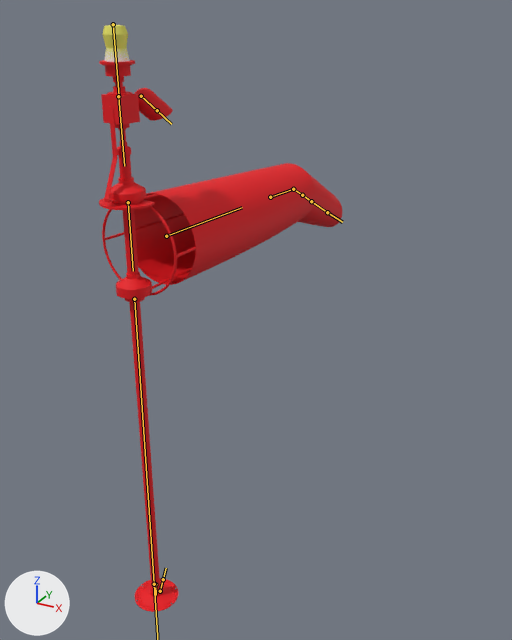
A saved change to the FBX model 15_PruebaCono/Assets/ConoExplodedView2.fbx.
One viewpoint serves both versions: a 50 mm lens placed at (2.05, -2.49, 3.15), pointed at (0.26, 0.76, 1.52). The axes (+X, +Y, +Z) are drawn at lower left. The lights are the same throughout. Both versions are drawn at frame 1 of the action 'Armature|L-806 CONE - BASE-PLATE-L-868-A-1.001Action.001'; the numbers are the values there. The bones that bend it are drawn over the model as lines.

In view in the first picture: 'L-806 CONE - BASE-PLATE-L-868-A-1.002', 'L-806 CONE - LAMP-L806-CONE-1.005', 'L-806 CONE - LAMP-L806-CONE-1.006', 'L-806 CONE - LAMP-L806-CONE-1.007', 'L-806 CONE - LAMP-L806-CONE-1.008', 'L-806 CONE - LIGHT L-860-CONE-1.002', 'L-806 CONE - TUBE H122-L806-WINDCONE-1.002'.
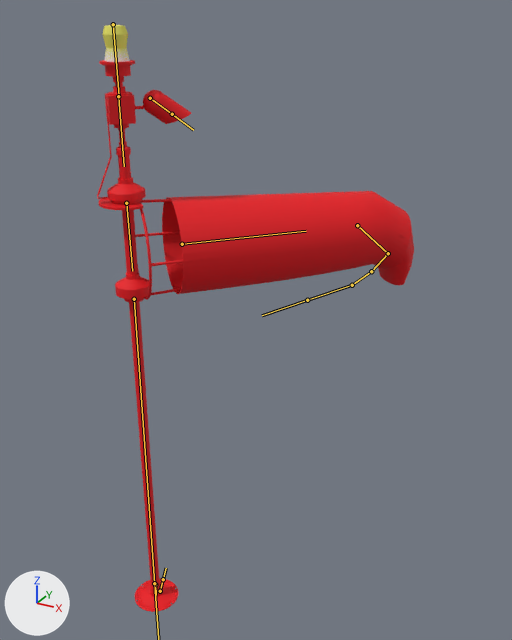
What differs and where, as boxes [x1, y1, x2, y2] in the pictures (512 x 640 px):
'L-806 CONE - LAMP-L806-CONE-1.006', posed (21% wider, 15% shorter): before [134, 163, 342, 285]; after [162, 191, 414, 294]
'L-806 CONE - LAMP-L806-CONE-1.007', posed: before [99, 194, 201, 302]; after [98, 199, 194, 303]
'L-806 CONE - TUBE H122-L806-WINDCONE-1.002', posed: before [129, 302, 160, 590]; after [129, 302, 160, 591]
'L-806 CONE - LAMP-L806-CONE-1.008', posed (9% wider): before [101, 93, 146, 203]; after [97, 93, 146, 201]
'L-806 CONE - LAMP-L806-CONE-1.005', posed (25% wider): before [134, 88, 173, 121]; after [142, 90, 191, 124]
bone 'Bone.007', root to tip: before (270, 197) to (293, 189); after (357, 225) to (388, 253)
bone 'Bone.008', root to tip: before (293, 189) to (302, 195); after (388, 253) to (371, 271)
bone 'Bone.009', root to tip: before (302, 195) to (311, 201); after (371, 271) to (352, 285)
bone 'Bone.010', root to tip: before (311, 201) to (327, 212); after (352, 285) to (307, 300)

The change in detail:
Bone 'Bone' (bone_bone) turns from (1, 63, 1) to (-3, 100, -4) degrees about its own x, y and z.
Bone 'Bone.007' (bone_bone_007) turns from (0, 0, 0) to (42, -1, 0) degrees about its own x, y and z.
Bone 'Bone.008' (bone_bone_008) turns from (0, 0, 0) to (64, 8, -14) degrees about its own x, y and z.
Bone 'Bone.009' (bone_bone_009) turns from (0, 0, 0) to (12, 0, -2) degrees about its own x, y and z.
Bone 'Bone.010' (bone_bone_010) turns from (0, 0, 0) to (19, 0, 2) degrees about its own x, y and z.
